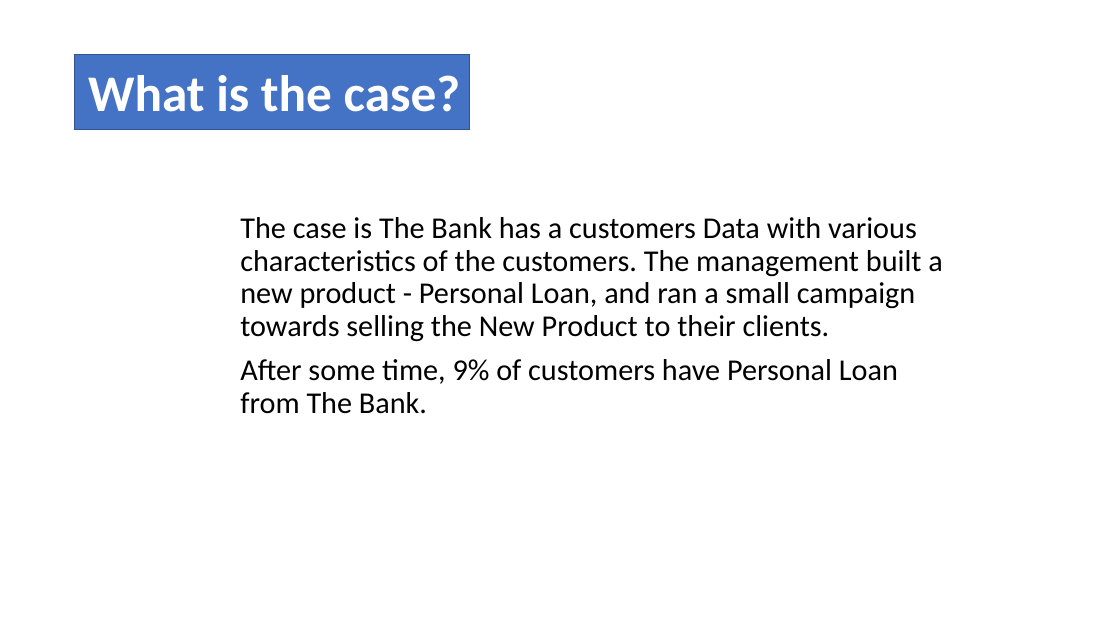
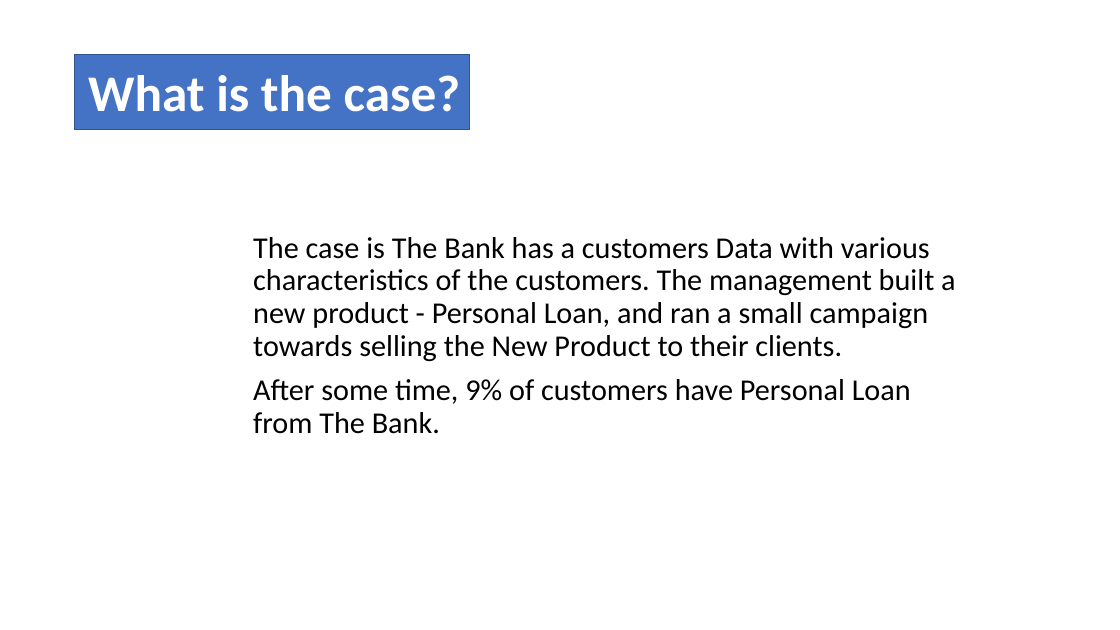
Before and after one commit to Alex-Romanenko/Bank_Looking_For_Clients, a slide deck: slide 2 of explanatory report.pptx. Drawn at 1120x630 pixels with LibreOffice and Linux fonts; fonts in the diff are those of the drawing. Boxes give left, top, right and bottom in pixels: in the first picture for what was removed or moved away, otherwise in the second. Text is boxed around its words. In the diff, an @@ line names an element or a change of style, - is before the commit and + after.

```diff
--- a/explanatory report.pptx
+++ b/explanatory report.pptx
@@ text "The case is The Bank ...": place and size @@
-text "The case is The Bank ..." at [240, 217, 942, 414]
+text "The case is The Bank ..." at [253, 237, 955, 434]
```
Also in this commit, not shown: 1 other slide changed.
